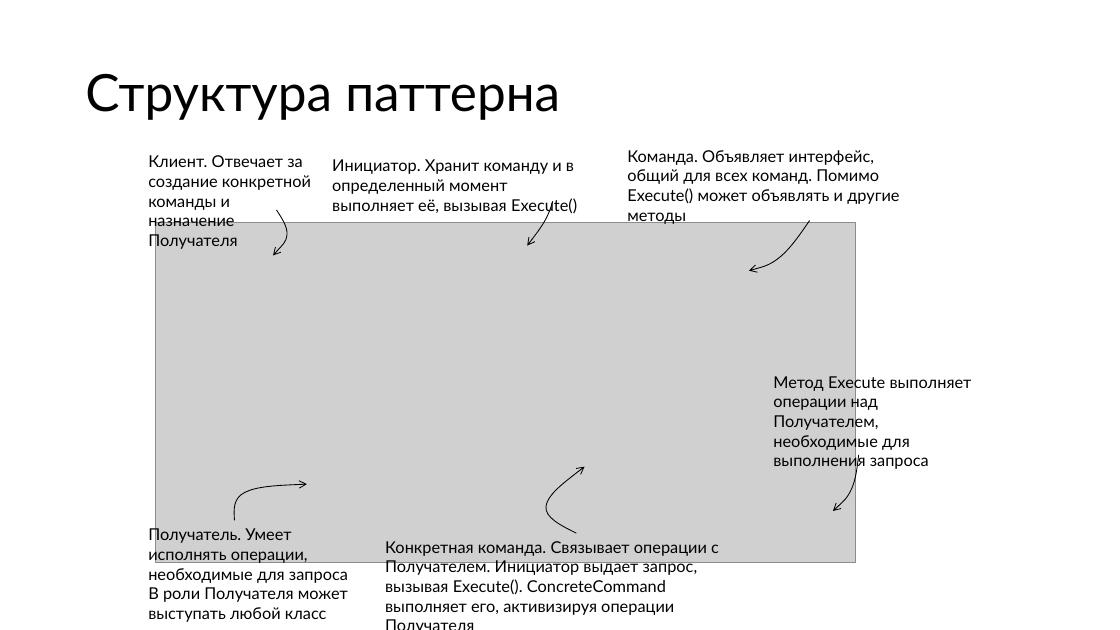
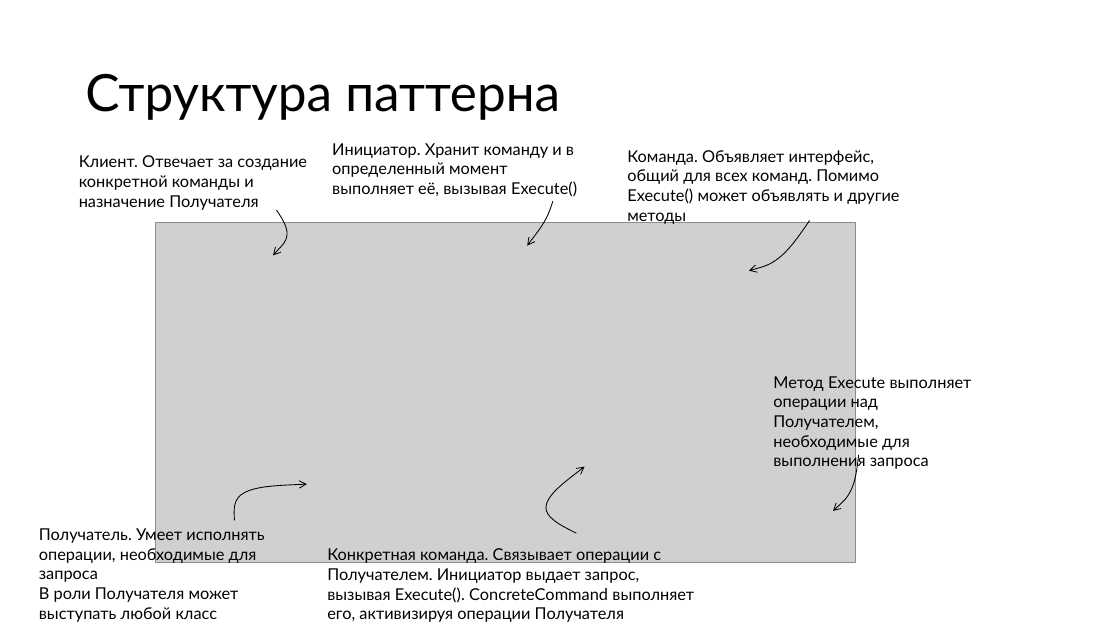
Before and after one commit to alexey-malov/ood, a slide deck: slide 5 of lectures/06.command/command.pptx (slide 3 before the commit). Drawn at 1120x630 pixels with LibreOffice and Linux fonts; fonts in the diff are those of the drawing; grey boxes stand for pictures. Boxes give left, top, right and bottom in pixels: in the first picture for what was removed or moved away, otherwise in the second. Text is boxed around its words. In the diff, an @@ line names an element or a change of style, - is before the commit and + after.

Commit message:
Обновил лекцию по паттерну "Команда"

```diff
--- a/lectures/06.command/command.pptx
+++ b/lectures/06.command/command.pptx
@@ text "Клиент. Отвечает за создание конкретной ..." rewrapped from <box>148,155,311,250</box> to <box>79,155,307,210</box> @@
@@ text "Инициатор. Хранит команду и в ...": place and size @@
-text "Инициатор. Хранит команду и в ..." at <box>332,159,577,215</box>
+text "Инициатор. Хранит команду и в ..." at <box>332,143,577,197</box>
@@ text "Получатель. Умеет исполнять операции, необходимые ..." rewrapped from <box>148,527,348,622</box> to <box>39,527,264,622</box> @@
@@ text "Конкретная команда. Связывает операции с ..." rewrapped from <box>385,541,719,615</box> to <box>327,548,694,622</box> @@
```
Also in this commit, not shown: 5 other slides changed, 3 slides added, 1 slide removed.
